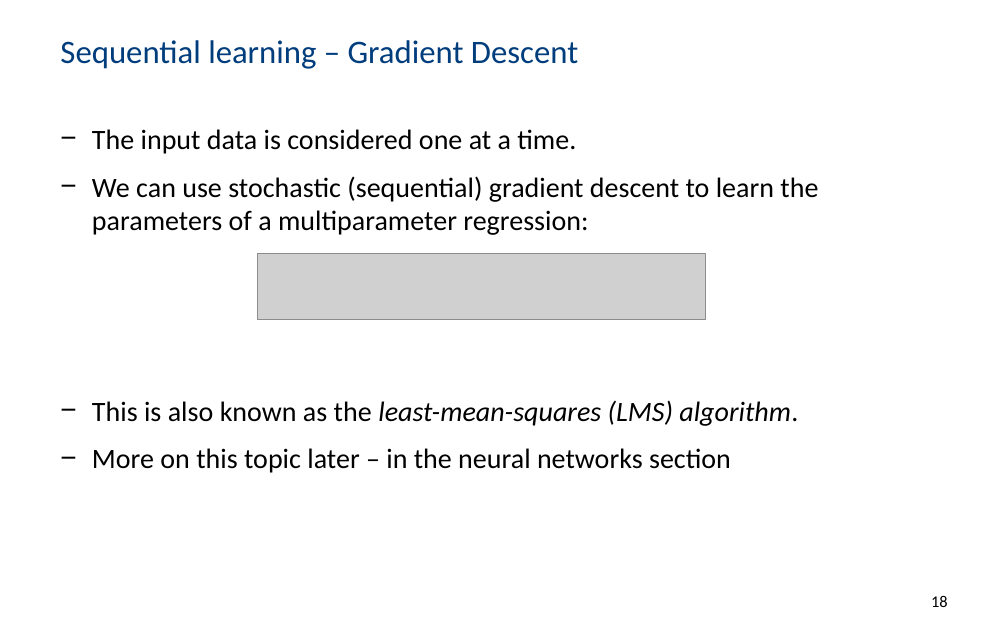
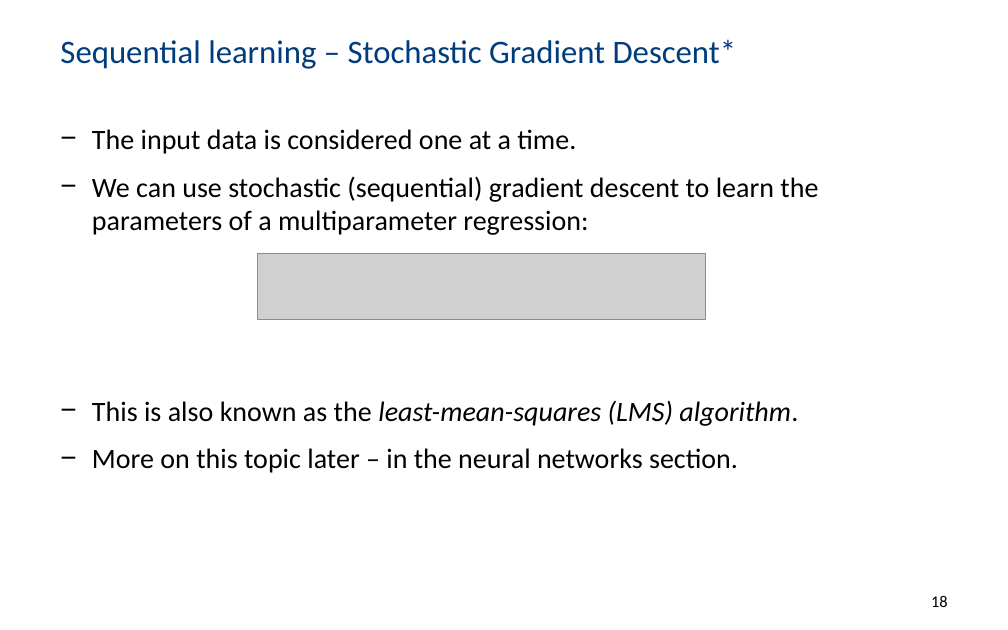
Before and after one commit to PBarnaghi/ML4NS, a slide deck: slide 18 of 02- Regression models and linear prediction/ML4NuerScience_Linear_models.pptx. Drawn at 1008x630 pixels with LibreOffice and Linux fonts; fonts in the diff are those of the drawing; grey boxes stand for pictures; background and template pictures are left out. Boxes give left, top, right and bottom in pixels: in the first picture for what was removed or moved away, otherwise in the second. Text is boxed around its words. In the diff, an @@ line names an element or a change of style, - is before the commit and + after.

```diff
--- a/02- Regression models and linear prediction/ML4NuerScience_Linear_models.pptx
+++ b/02- Regression models and linear prediction/ML4NuerScience_Linear_models.pptx
@@ title at [60, 39, 737, 69]: text changed @@
-Sequential learning – Gradient Descent
+Sequential learning – Stochastic Gradient Descent*
@@ text at [92, 448, 738, 473]: text changed @@
-− More on this topic later – in the neural networks section
+− More on this topic later – in the neural networks section.
```
Also in this commit, not shown: 13 other slides changed, 2 slides added, 1 slide removed, 1 other file.
